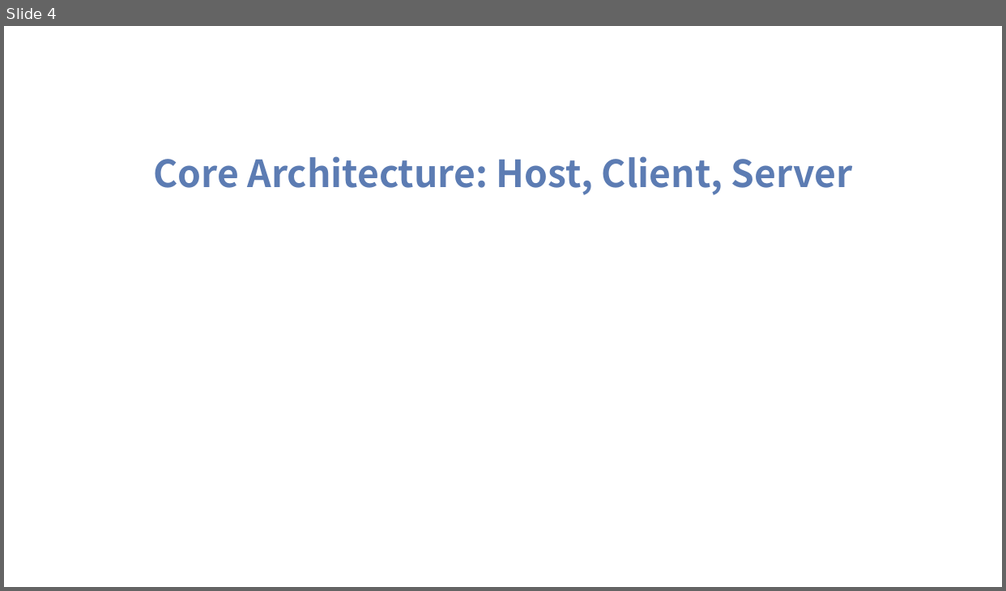
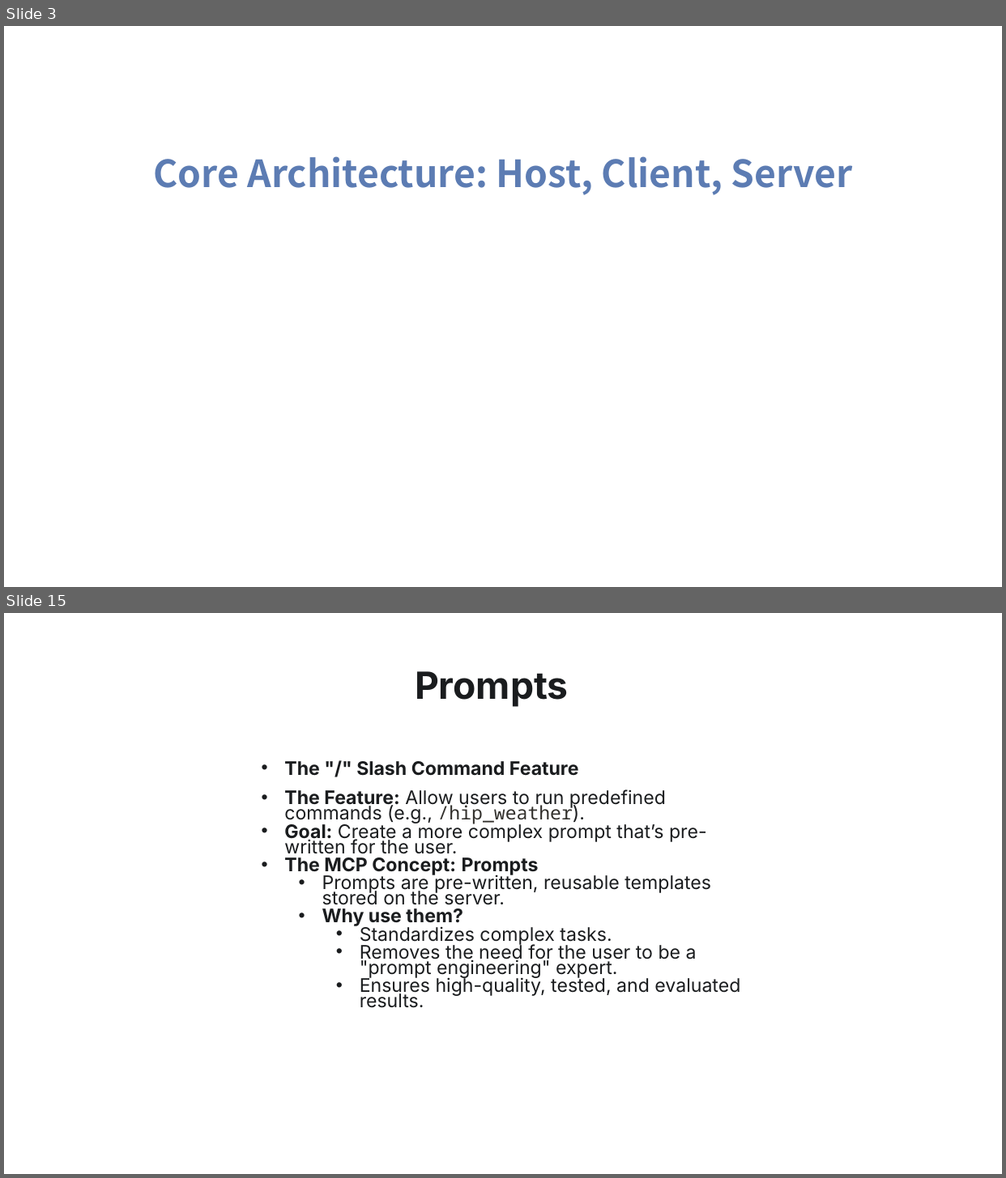
Before and after one commit to tniccum21/LLM_Class, a slide deck: Week10/Week10.pptx. Shown one above the other, each under a label of ours: slide 4 before the commit, slides 3 and 15 after it; the slides between them are not shown. The pictures are 1006x591 and 1006x1178 pixels, drawn with LibreOffice and Linux fonts; fonts in the diff are those of the drawing; background and template pictures are left out. Boxes give left, top, right and bottom in pixels: in the first picture for what was removed or moved away, otherwise in the second. Text is boxed around its words. In the diff, an @@ line names an element or a change of style, - is before the commit and + after.

```diff
--- a/Week10/Week10.pptx
+++ b/Week10/Week10.pptx
@@ slide 15 added at (4,613,1002,1174), background picture (left out) @@
@@ text added at (415,671,569,707), 36 pt, text #1A1C1E, bold @@
+Prompts
@@ text added at (284,761,740,1008), 18 pt, text #1A1C1E @@
+• The "/" Slash Command Feature
+• The Feature: Allow users to run predefined commands (e.g., /hip_weather).
+• Goal: Create a more complex prompt that’s pre-written for the user.
+• The MCP Concept: Prompts
+  • Prompts are pre-written, reusable templates stored on the server.
+  • Why use them?
+    • Standardizes complex tasks.
+    • Removes the need for the user to be a "prompt engineering" expert.
+    • Ensures high-quality, tested, and evaluated results.
@@ what was slide 4 is now slide 3 @@
```
Also in this commit, not shown: 1 slide changed, 32 other slides added, 11 slides removed, 11 other files.
